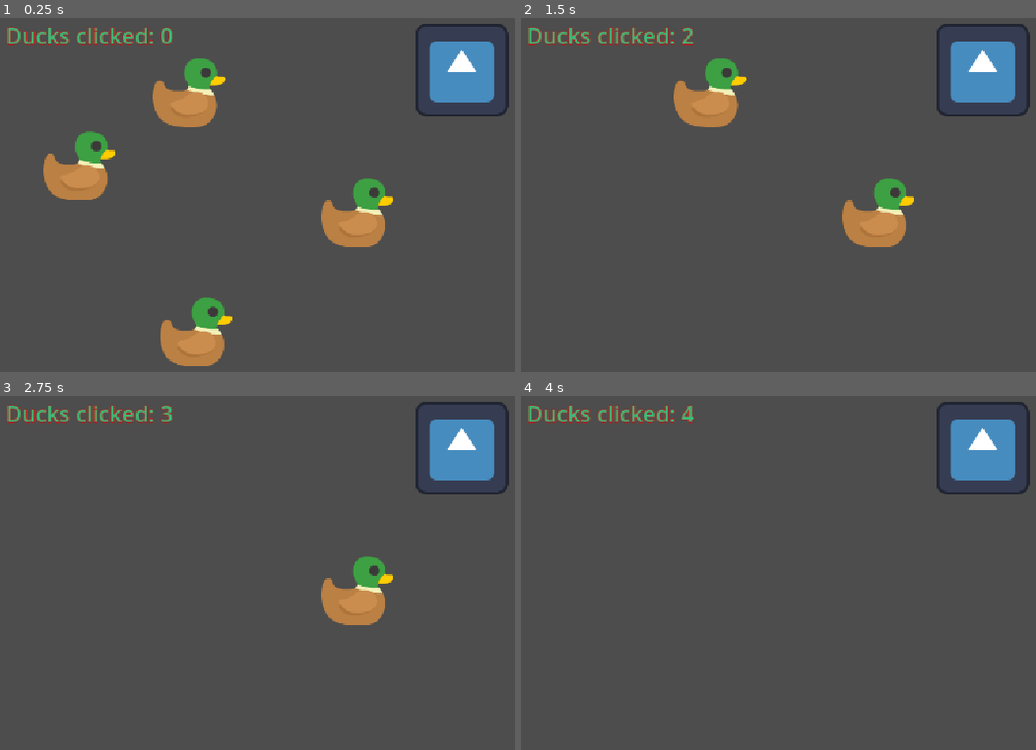
Above: before the commit, frames 1-4 (two rows, left to right).
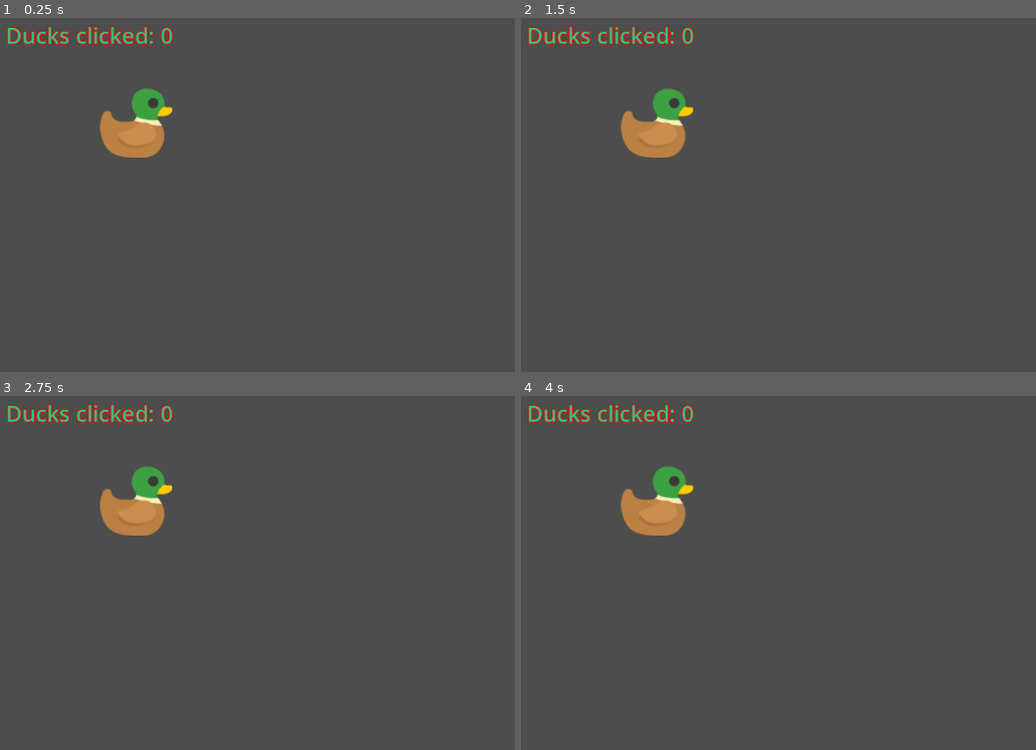
Above: after the commit, the same moments.

Repository: lislis/class-altctrl-ducks
Game: Godot game, scene res://main.tscn
Same seed, same stepped clock (60 frames per second), same inputs: the game is played once before the commit and once after it. The engine's default icon, where the game draws it, is replaced by a stand-in: a white triangle on a blue panel in a dark square. Sound files missing from this copy of the repository are replaced by a short silence.
Inputs (mouse positions are in pixels of both pictures, inside the frame that each line leads up to):
- Up to frame 1 (0.25 s): no input
- Up to frame 2 (1.5 s): tap Enter at 0.5 s; move the mouse to (598, 166) at 0.52 s; click (598, 166) at 0.67 s; tap Space at 1.25 s; move the mouse to (716, 333) at 1.27 s; click (716, 333) at 1.42 s
- Up to frame 3 (2.75 s): tap Enter at 2 s; move the mouse to (190, 470) at 2.02 s; click (190, 470) at 2.17 s
- Up to frame 4 (4 s): tap Space at 2.75 s; move the mouse to (876, 590) at 2.77 s; click (876, 590) at 2.92 s; tap Enter at 3.5 s; move the mouse to (outside the picture) at 3.52 s; click (outside the picture) at 3.67 s

The runs differ from the first frame. In frame 1, 12% of the frame differs, in the area x 1-99%, y 1-99%; in frame 2, 8.3%; in frame 3, 6.8%; in frame 4, 5.1%.

Commit message:
update main

Diff:
--- a/first-game-2/main.gd
+++ b/first-game-2/main.gd
@@ -1,14 +1,29 @@
 extends Node2D
 
 @export var score: int
-@export var score_label: String = "Ducks clicked: "
+@export var score_label: String
+
+var duck_scene = load("res://duck.tscn")
+var display
 
 # Called when the node enters the scene tree for the first time.
 func _ready() -> void:
 	score = 0
+	score_label = $Control/Clicks.text
 	$Control/Clicks.text = score_label + "%s" % score
+
+	display = DisplayServer.screen_get_size()
+
+	var new_duck = duck_scene.instantiate()
+	var duck_size = new_duck.get_child(1).get_texture().get_size()
+	var rand_x = randi_range(duck_size.x, display.x - duck_size.x)
+	var rand_y = randi_range(duck_size.y, display.y - duck_size.x)
+	new_duck.position = Vector2(rand_x, rand_y)
+
+	$DuckManager.add_child(new_duck)
+
 	for duck in $DuckManager.get_children():
-		#print(duck.name)
+		print(duck.name)
 		duck.clicked.connect(_on_duck_clicked)
 
 # Called every frame. 'delta' is the elapsed time since the previous frame.
--- a/first-game-2/main.tscn
+++ b/first-game-2/main.tscn
@@ -1,16 +1,9 @@
 [gd_scene format=3 uid="uid://c1s17ek26vg31"]
 
-[ext_resource type="Texture2D" uid="uid://d0fxkv7l43iy5" path="res://icon.svg" id="1_0xm2m"]
 [ext_resource type="Script" uid="uid://b80030hf1yrww" path="res://main.gd" id="1_h2yge"]
-[ext_resource type="PackedScene" uid="uid://c43kuajvlbpah" path="res://duck.tscn" id="2_h2yge"]
 
 [node name="Main" type="Node2D" unique_id=1234164896]
 script = ExtResource("1_h2yge")
-
-[node name="logo" type="Sprite2D" parent="." unique_id=1609389598]
-position = Vector2(592, 36)
-texture = ExtResource("1_0xm2m")
-centered = false
 
 [node name="Control" type="Control" parent="." unique_id=1792907584]
 layout_mode = 3
@@ -31,15 +24,3 @@
 text = "Ducks clicked: "
 
 [node name="DuckManager" type="Node2D" parent="." unique_id=303662095]
-
-[node name="Duck" parent="DuckManager" unique_id=27048087 instance=ExtResource("2_h2yge")]
-position = Vector2(132, 232)
-
-[node name="Duck2" parent="DuckManager" unique_id=744980468 instance=ExtResource("2_h2yge")]
-position = Vector2(292, 460)
-
-[node name="Duck3" parent="DuckManager" unique_id=1879167018 instance=ExtResource("2_h2yge")]
-position = Vector2(282, 131)
-
-[node name="Duck4" parent="DuckManager" unique_id=1403053477 instance=ExtResource("2_h2yge")]
-position = Vector2(513, 296)
--- a/first-game-2/project.godot
+++ b/first-game-2/project.godot
@@ -15,11 +15,83 @@
 config/features=PackedStringArray("4.7", "Forward Plus")
 config/icon="res://icon.svg"
 
+[autoload]
+
+Dialogic="*uid://ds2q0uclmolvu"
+
+[dialogic]
+
+directories/dch_directory={
+"wizard": "res://characters/wizard.dch"
+}
+directories/dtl_directory={
+"first": "res://timeline/first.dtl"
+}
+layout/style_directory={
+"": "res://styles/style.tres",
+"style": "res://styles/style.tres"
+}
+layout/style_list=["res://styles/style.tres"]
+layout/default_style="res://styles/style.tres"
+variables={
+"choice": "0.0"
+}
+glossary/default_case_sensitive=true
+text/letter_speed=0.01
+text/initial_text_reveal_skippable=true
+text/text_reveal_skip_delay=0.1
+text/advance_delay=0.1
+text/autoadvance_per_character_delay=0.1
+text/autoadvance_ignored_characters_enabled=true
+animations/join_default_length=0.5
+animations/join_default_wait=true
+animations/leave_default_length=0.5
+animations/leave_default_wait=true
+animations/cross_fade_default_length=0.5
+choices/autofocus_first=true
+choices/delay=0.2
+choices/reveal_delay=0
+choices/reveal_by_input=false
+save/autosave_delay=60.0
+save/encryption_on_exports_only=true
+text/autopauses={}
+audio/channel_defaults={
+"": {
+"audio_bus": "",
+"fade_length": 0.0,
+"loop": false,
+"volume": 0.0
+},
+"music": {
+"audio_bus": "",
+"fade_length": 0.0,
+"loop": true,
+"volume": 0.0
+}
+}
+
 [display]
 
 window/size/viewport_width=1080
 window/size/viewport_height=720
-window/stretch/mode="canvas_items"
+window/stretch/mode="viewport"
+window/stretch/scale_mode="integer"
+
+[editor_plugins]
+
+enabled=PackedStringArray("res://addons/dialogic/plugin.cfg")
+
+[input]
+
+dialogic_default_action={
+"deadzone": 0.5,
+"events": [Object(InputEventKey,"resource_local_to_scene":false,"resource_name":"","device":16,"window_id":0,"alt_pressed":false,"shift_pressed":false,"ctrl_pressed":false,"meta_pressed":false,"pressed":false,"keycode":4194309,"physical_keycode":0,"key_label":0,"unicode":0,"location":0,"echo":false,"script":null)
+, Object(InputEventMouseButton,"resource_local_to_scene":false,"resource_name":"","device":-1,"window_id":0,"alt_pressed":false,"shift_pressed":false,"ctrl_pressed":false,"meta_pressed":false,"button_mask":0,"position":Vector2(0, 0),"global_position":Vector2(0, 0),"factor":1.0,"button_index":1,"canceled":false,"pressed":true,"double_click":false,"script":null)
+, Object(InputEventKey,"resource_local_to_scene":false,"resource_name":"","device":16,"window_id":0,"alt_pressed":false,"shift_pressed":false,"ctrl_pressed":false,"meta_pressed":false,"pressed":false,"keycode":32,"physical_keycode":0,"key_label":0,"unicode":0,"location":0,"echo":false,"script":null)
+, Object(InputEventKey,"resource_local_to_scene":false,"resource_name":"","device":16,"window_id":0,"alt_pressed":false,"shift_pressed":false,"ctrl_pressed":false,"meta_pressed":false,"pressed":false,"keycode":88,"physical_keycode":0,"key_label":0,"unicode":0,"location":0,"echo":false,"script":null)
+, Object(InputEventJoypadButton,"resource_local_to_scene":false,"resource_name":"","device":0,"button_index":0,"pressure":0.0,"pressed":false,"script":null)
+]
+}
 
 [physics]
 
